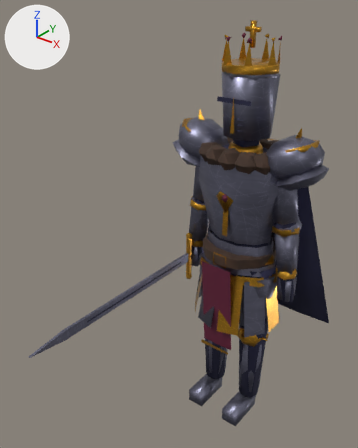
Two versions of the glTF model godot/assets/combat/characters/king/king_lod1.glb, one commit apart.
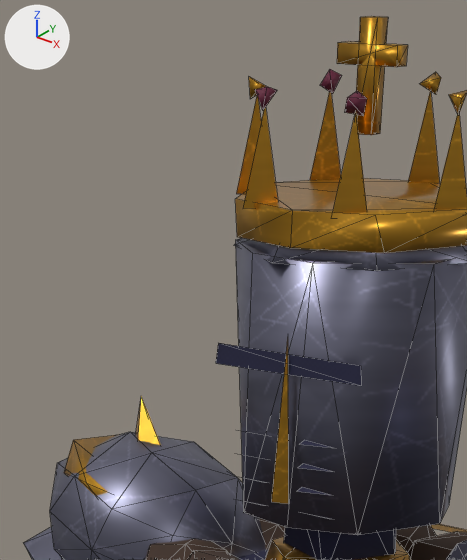
The first picture shows the older version from a 50 mm lens placed at (1.22, -2.05, 2.34), pointed at (-0.1, -0.39, 1.31). The close-ups show the older and then the newer version on the part from 47% to 77% of the width and 4% to 33% of the height of that picture. Only the edits that show in the close-ups are written down. Arrows for +X, +Y and +Z are at upper left; the lights stay in place. The close-ups show mesh edges as thin lines. Vertices at exactly the same position are counted once.

Objects in the first close-up: 'King_Body_LOD'.
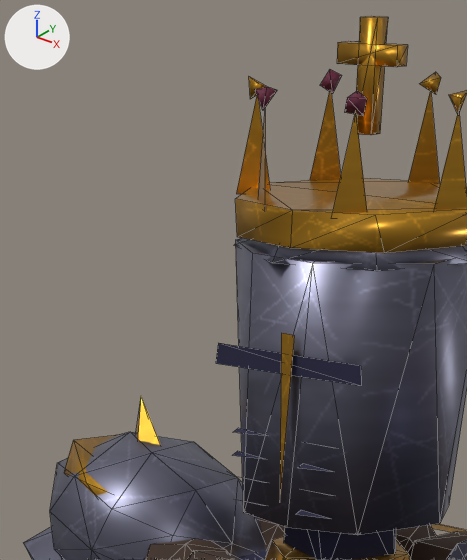
Where the change shows, as pixel boxes [x1, y1, x2, y2] in the close-ups (467 x 560 px; the box of a moved part takes in the faces that stretch with it):
part 1 of me_king_body_001, moved or reshaped
    before: [243, 107, 367, 472]
    after: [258, 112, 467, 472]
part 2 of me_king_body_001, surface changed
    before: [247, 339, 328, 518]
    after: [233, 333, 328, 518]

The change, as a list of edits to the scene's bpy script:
```text
Change me_king_body_001:
    where me_king_body_001.from_pydata(...)  # 1211 vertices, 1830 faces; spans x -0.46..0.46, y -0.23..0.28, z 0.01..2.19
    used by ob_king_body_lod; location = (0.0, 0.0, 0.0)
    me_king_body_001 part 1
    4 vertices are removed from x -0.07..0.11, y -0.12..0.1, z 2.01
    6 faces are deleted
    8 vertices move from x -0.02..0.06, y -0.13..-0.12, z 1.71..1.89 to x -0.06..0.06, y -0.13..-0.12, z 1.71..1.89
    4 vertices are added at (0.09, 0.07, 2.01), (0.11, 0.1, 2.01), (-0.07, -0.09, 2.01), (-0.04, -0.12, 2.01)
    3 new faces join them, mat_king_gold (picture img_king_gold)
    3 new faces join them, mat_king_cloth (picture img_king_cloth)
    me_king_body_001 part 2: 8 kept faces spanning x -0.06..0.06, y -0.17..-0.12, z 1.39..1.89 get new texture (UV) coordinates
```
